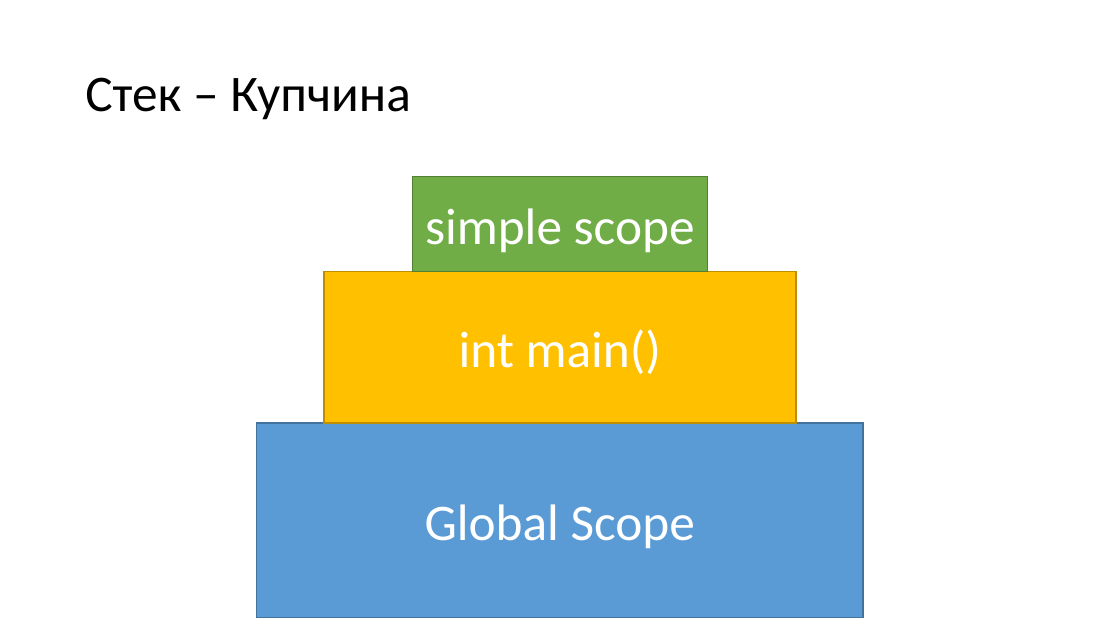
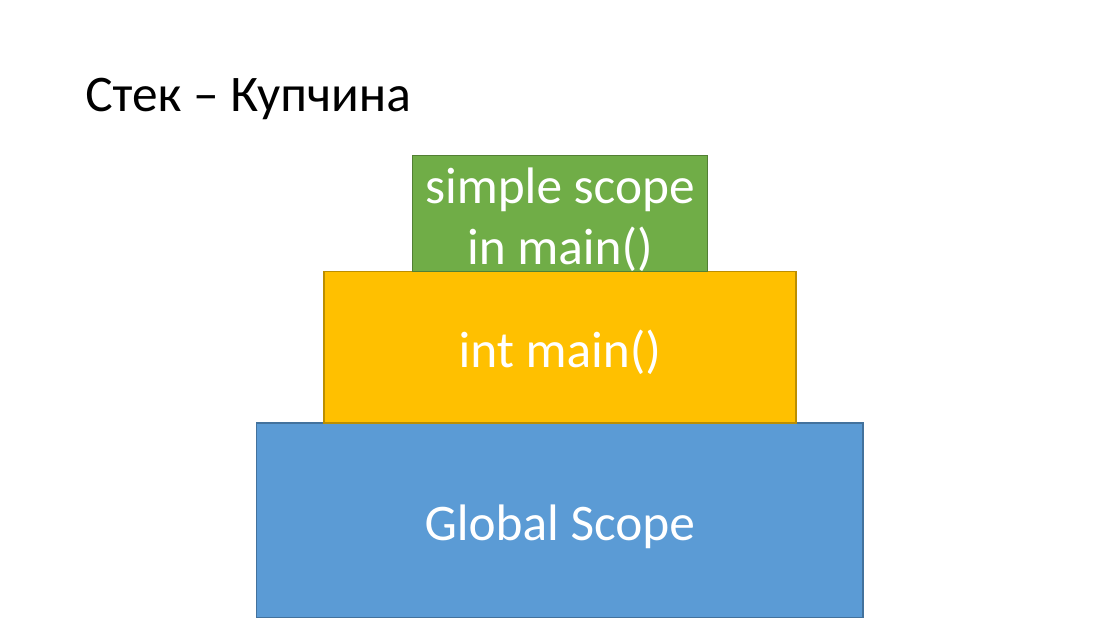
Before and after one commit to Mapmo/Uni-CPP, a slide deck: slide 7 of Introducing To Programming Materials/Consultation 3/Consultation3.pptx. Drawn at 1120x630 pixels with LibreOffice and Linux fonts; fonts in the diff are those of the drawing. Boxes give left, top, right and bottom in pixels: in the first picture for what was removed or moved away, otherwise in the second. Text is boxed around its words. In the diff, an @@ line names an element or a change of style, - is before the commit and + after.

```diff
--- a/Introducing To Programming Materials/Consultation 3/Consultation3.pptx
+++ b/Introducing To Programming Materials/Consultation 3/Consultation3.pptx
@@ rectangle "simple scope": place and size @@
-rectangle "simple scope" at [413,177,707,272]
+rectangle "simple scope" at [413,155,707,271]
@@ text in rectangle at [467,227,652,277]: paragraph added @@
+in main()
```
Also in this commit, not shown: 7 other slides changed, 2 slides added, 1 other file.
